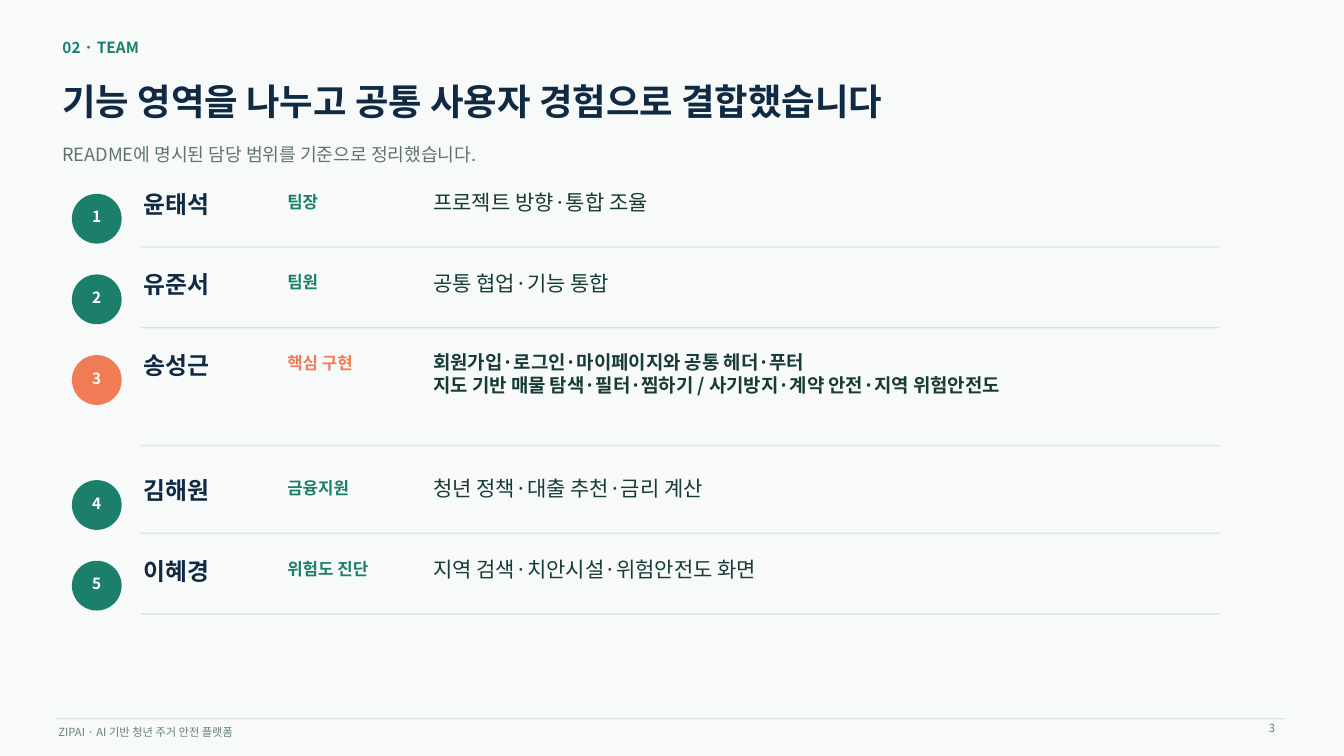
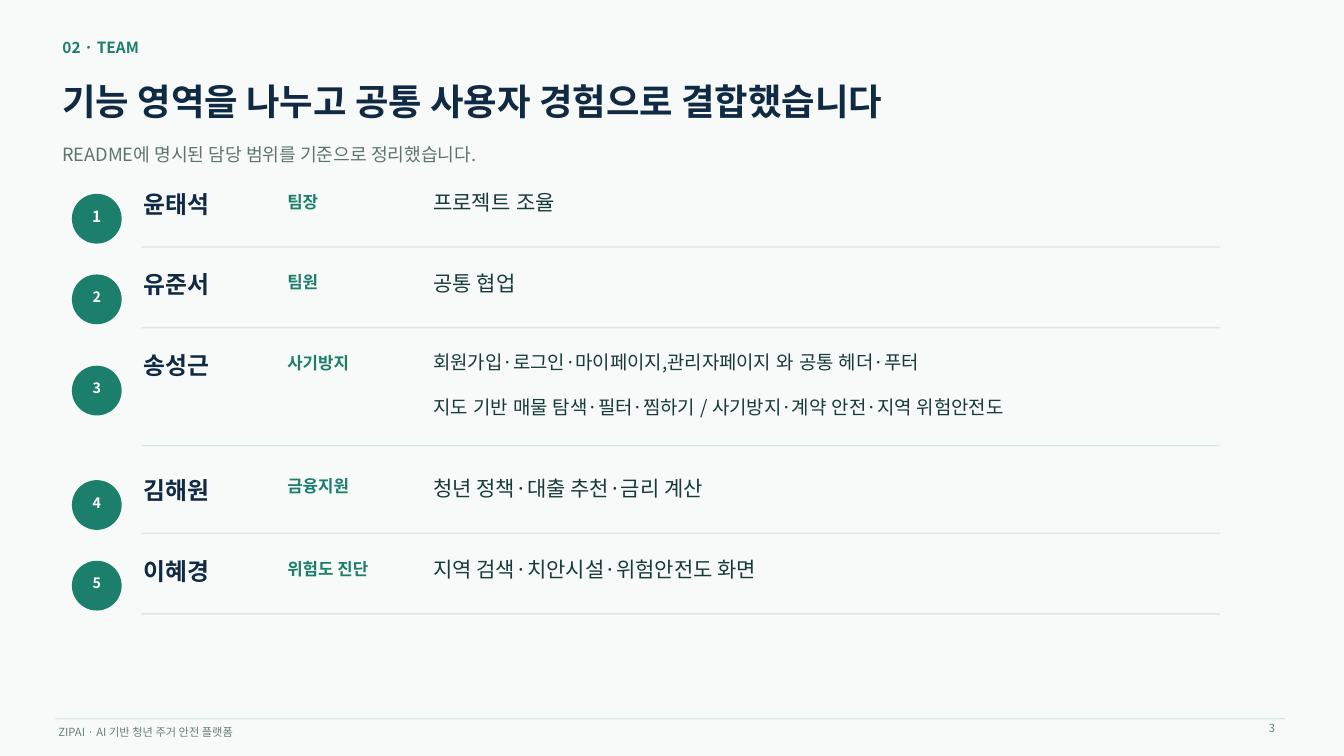
Before and after one commit to tylyoon/zipai, a slide deck: slide 3 of ppt/ZipAI_프로젝트_발표자료_v3_수정본.pptx. Drawn at 1344x756 pixels with LibreOffice and Linux fonts; fonts in the diff are those of the drawing. Boxes give left, top, right and bottom in pixels: in the first picture for what was removed or moved away, otherwise in the second. Text is boxed around its words. In the diff, an @@ line names an element or a change of style, - is before the commit and + after.

```diff
--- a/ppt/ZipAI_프로젝트_발표자료_v3_수정본.pptx
+++ b/ppt/ZipAI_프로젝트_발표자료_v3_수정본.pptx
@@ text at (433, 192, 556, 212): text changed @@
-프로젝트 방향·통합 조율
+프로젝트 조율
@@ text at (433, 273, 516, 293): text changed @@
-공통 협업·기능 통합
+공통 협업
@@ text at (287, 355, 349, 371): text changed; text colour #F07C55 to #1B7F6B @@
-핵심 구현
+사기방지
@@ text at (433, 353, 919, 373): text changed; bold off @@
-회원가입·로그인·마이페이지와 공통 헤더·푸터
+회원가입·로그인·마이페이지,관리자페이지 와 공통 헤더·푸터
@@ text "3": place and size @@
-text "3" at (92, 372, 101, 384)
+text "3" at (93, 382, 101, 393)
@@ ellipse: place and size @@
-ellipse at (73, 356, 121, 404)
+ellipse at (73, 366, 121, 414)
@@ text "3" at (93, 382, 101, 393): size 11 to 10.2 pt @@
@@ ellipse at (73, 366, 121, 414): fill #F07C55 to #1B7F6B; outline #F07C55 1 pt to #1B7F6B 1 pt @@
@@ text at (433, 398, 1004, 416): bold off in "지도 기반 매물 탐색·필터·찜하기 / 사기방지·계약 안전·지역 ..." @@
```
Also in this commit, not shown: 4 other slides changed.
